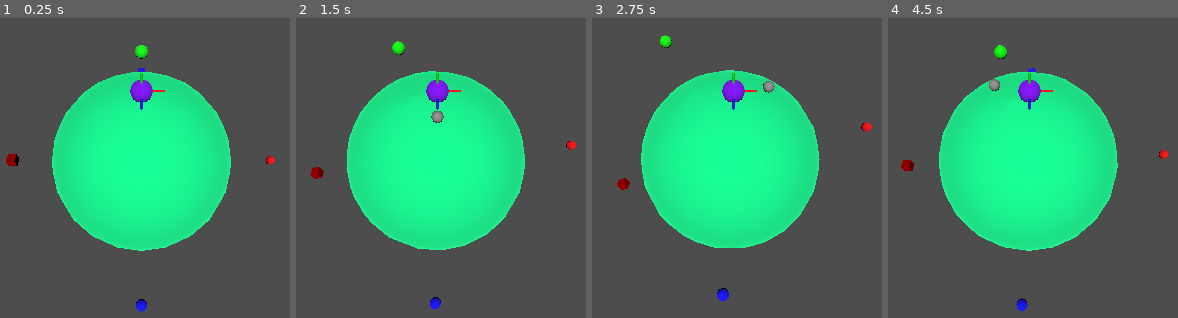
Above: before the commit, frames 1-4 (left to right).
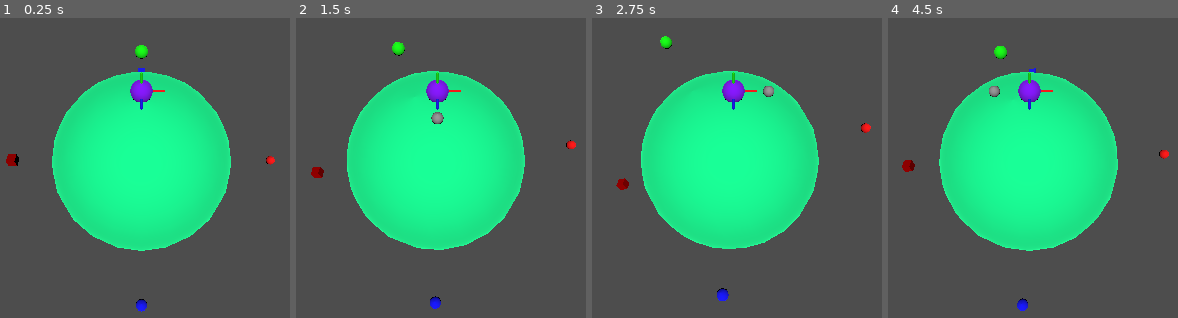
Above: after the commit, the same moments.

Repository: fpdotmonkey/spherical-platform
Game: Godot game, scene res://3d_gravity_test.tscn
Two runs of this game, one before a commit and one after it. Both use one fixed random seed, a clock stepped at 60 frames per second and the inputs below.
Inputs:
- Up to frame 1 (0.25 s): no input
- Up to frame 2 (1.5 s): tap Enter at 0.5 s; hold F (right) 0.53-1.28 s; hold D (down) from 1.28 s (still down)
- Up to frame 3 (2.75 s): release D (down) at 2.03 s; hold F (right) from 2.03 s (still down)
- Up to frame 4 (4.5 s): release F (right) at 2.78 s; hold E (up) 2.78-3.53 s; hold S (left) from 3.53 s (still down)

The runs differ from the first frame. In frame 2, 0.2% of the frame differs, in the area x 4-96%, y 7-98%; in frame 3, 0.6%, in the area x 8-97%, y 5-95%; in frame 4, 0.5%.

Commit message:
Fix the issue where velocity snaps after a second
The issue was when you started moving, the velocity would be above
tangent for a second or so (sometimes longer) before snapping into the
right position.

It occurred because I was depending on the key press echo triggering
_input every frame to update the velocity, but key press echo only
starts after holding the key for a second or so.

The solution was to orient the velocity to gravity in _physics_process.

Diff:
--- a/3d_gravity_test.tscn
+++ b/3d_gravity_test.tscn
@@ -46,7 +46,6 @@
 albedo_color = Color(0, 0, 1, 1)
 
 [node name="3d Gravity Test" type="Node3D"]
-transform = Transform3D(1, 0, 0, 0, 1, 0, 0, 0, 1, 0, 20.7963, 0)
 
 [node name="Planet" type="Node3D" parent="."]
 
@@ -97,7 +96,6 @@
 [node name="Player" type="CharacterBody3D" parent="."]
 transform = Transform3D(1, 0, 0, 0, 1, 0, 0, 0, 1, 0, 11, 0)
 collision_mask = 3
-floor_block_on_wall = false
 script = ExtResource("1_3nx15")
 
 [node name="CSGSphere3D" type="CSGSphere3D" parent="Player"]
--- a/GravityField.gd
+++ b/GravityField.gd
@@ -1,17 +1,10 @@
 extends Area3D
-
-var player: Node3D = null
 
 
 func _on_body_entered(body):
-	player = body
+	body.new_gravity(gravity_point_center)
 
 
 func _on_body_exited(_body):
-	player = null
-
-
-func _process(_delta):
-	if player == null:
-		return
-	player.new_gravity(gravity_point_center)
+	# TODO take away player gravity
+	pass
--- a/Player.gd
+++ b/Player.gd
@@ -2,15 +2,12 @@
 
 
 @export var speed: float = 3.0
+
 var center: Vector3 = Vector3.ZERO
 var forward: GoDirection = GoDirection.NEUTRAL
 var left: GoDirection = GoDirection.NEUTRAL
-#@export var height: float = 10.5
+var local_velocity: Vector3 = Vector3.ZERO
 
-#@export var my_basis = transform.basis
-#@export var up: Vector3 = Vector3.ZERO
-#@export var forward: Vector3 = Vector3.ZERO
-#
 @onready var velocity_debug = $velocity_thing
 
 enum GoDirection {
@@ -24,7 +21,7 @@
 	center = gravity
 
 
-func face_gravity():
+func update_gravity():
 	var up = position - center
 	var rotation_axis = transform.basis.y.cross(up).normalized()
 	if rotation_axis == Vector3.ZERO:
@@ -36,18 +33,21 @@
 
 
 func _input(event):
-	if event.is_action_pressed("up", true):
+	print(".")
+	if event.is_action_pressed("up"):
 		forward = GoDirection.DRIVE
-	if event.is_action_pressed("left", true):
+	elif event.is_action_pressed("left"):
 		left = GoDirection.DRIVE
-	if event.is_action_pressed("down", true):
+	elif event.is_action_pressed("down"):
 		forward = GoDirection.REVERSE
-	if event.is_action_pressed("right", true):
+	elif event.is_action_pressed("right"):
 		left = GoDirection.REVERSE
-	if event.is_action_released("up", true) or event.is_action_released("down", true):
+	elif event.is_action_released("up") or event.is_action_released("down"):
 		forward = GoDirection.NEUTRAL
-	if event.is_action_released("left", true) or event.is_action_released("right", true):
+	elif event.is_action_released("left") or event.is_action_released("right"):
 		left = GoDirection.NEUTRAL
+	else:
+		return
 
 	var z: float = 0.0
 	var x: float = 0.0
@@ -65,17 +65,17 @@
 			x = 1.0
 		_:
 			x = 0.0
-	velocity = speed * (transform.basis * Vector3(x, 0.0, z))
+	local_velocity = speed * Vector3(x, 0.0, z).normalized()
 
 
-func _physics_process(delta):
+func _physics_process(_delta):
+	update_gravity()
+	velocity = transform.basis * local_velocity
 	move_and_slide()
-	face_gravity()
-	apply_floor_snap()
 
 
-func _process(delta):
+func _process(_delta):
 	var v = velocity
 	if is_on_floor():
 		v = get_real_velocity()
-	velocity_debug.set_position(transform.basis.inverse() * velocity)
+	velocity_debug.set_position(transform.basis.inverse() * v)
